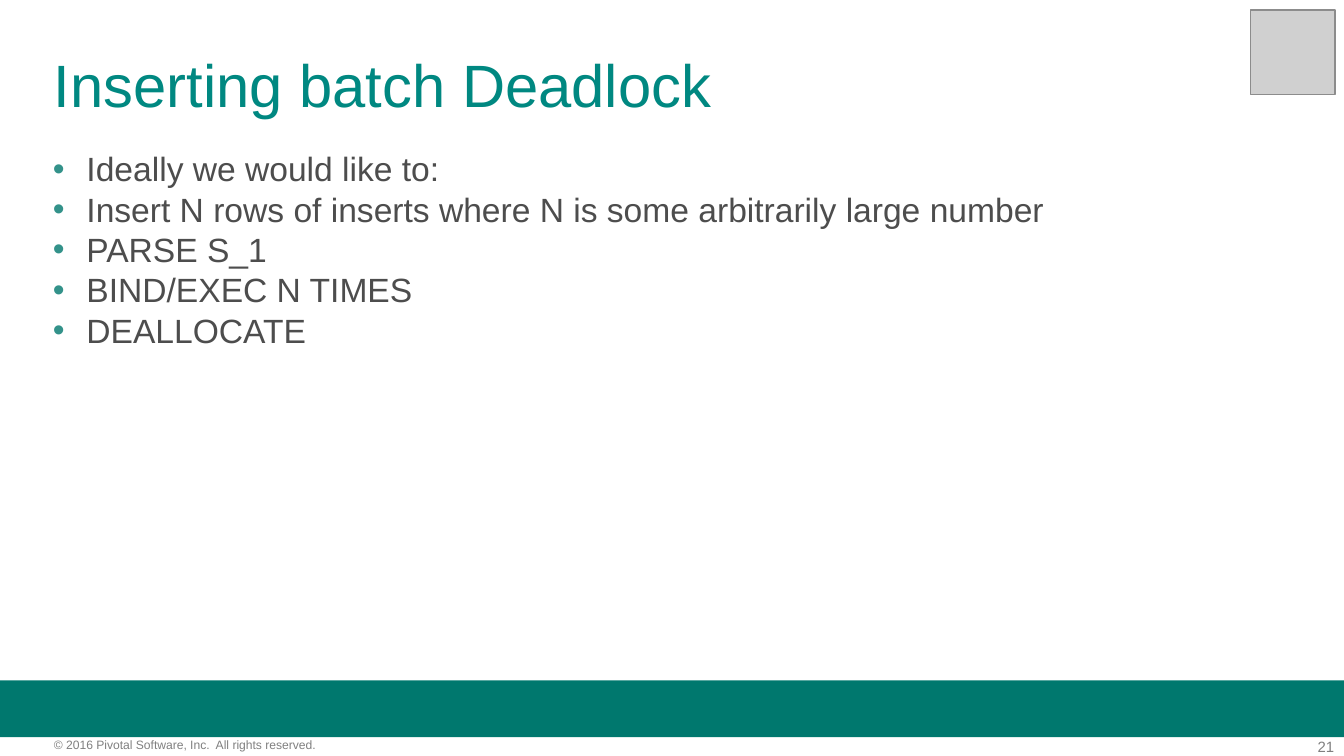
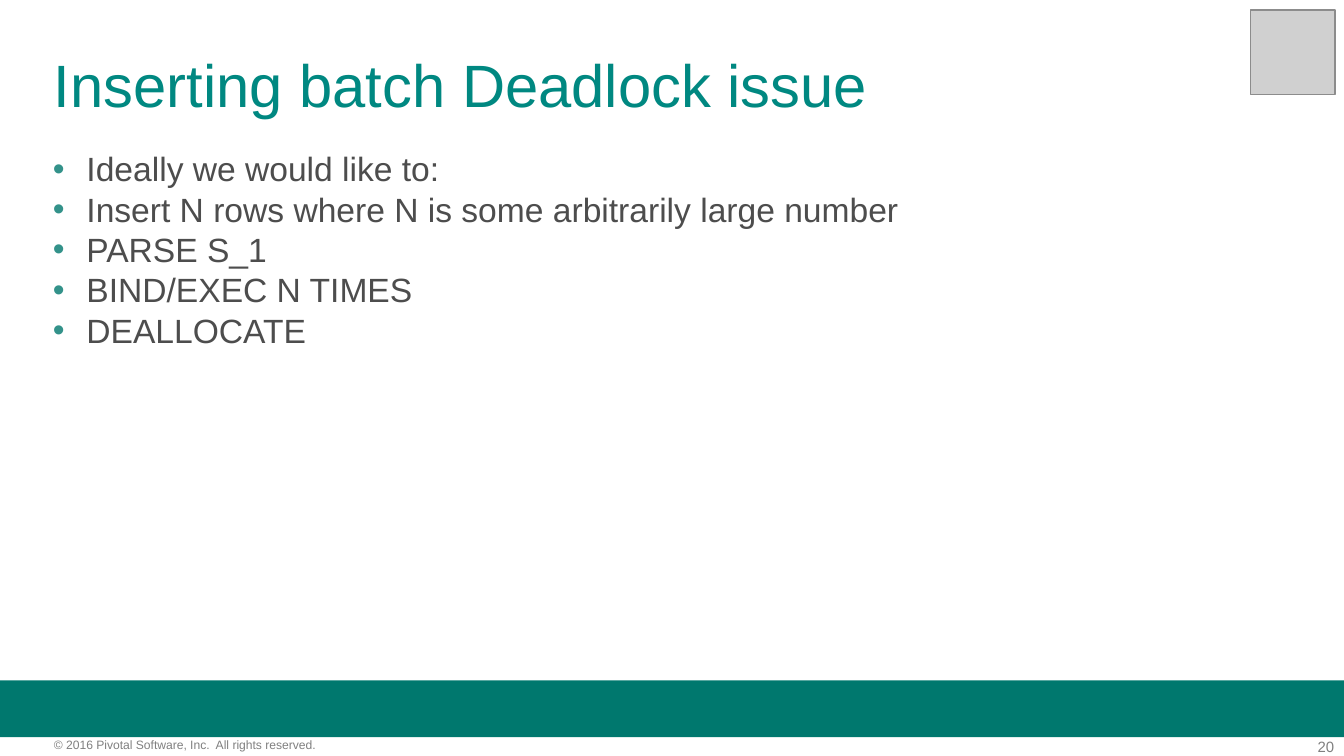
Before and after one commit to davecramer/presentations, a slide deck: slide 20 of JDBC Performance.pptx (slide 21 before the commit). Drawn at 1344x756 pixels with LibreOffice and Linux fonts; fonts in the diff are those of the drawing; grey boxes stand for pictures; background and template pictures are left out. Boxes give left, top, right and bottom in pixels: in the first picture for what was removed or moved away, otherwise in the second. Text is boxed around its words. In the diff, an @@ line names an element or a change of style, - is before the commit and + after.

```diff
--- a/JDBC Performance.pptx
+++ b/JDBC Performance.pptx
@@ text at [54,63,867,118]: text changed @@
-Inserting batch Deadlock
+Inserting batch Deadlock issue
@@ text at [86,197,898,228]: text changed @@
-• Insert N rows of inserts where N is some arbitrarily large number
+• Insert N rows where N is some arbitrarily large number
@@ page number at [1318,741,1335,752]: text changed @@
-21
+20
```
Also in this commit, not shown: 26 other slides changed, 2 slides added, 2 slides removed, 1 other file.
